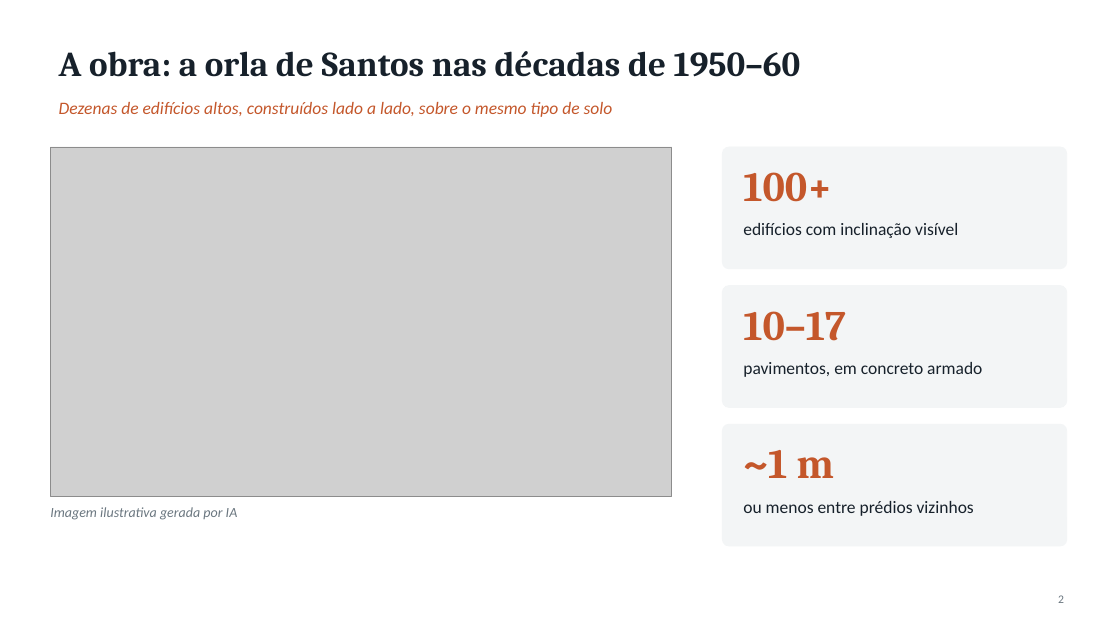
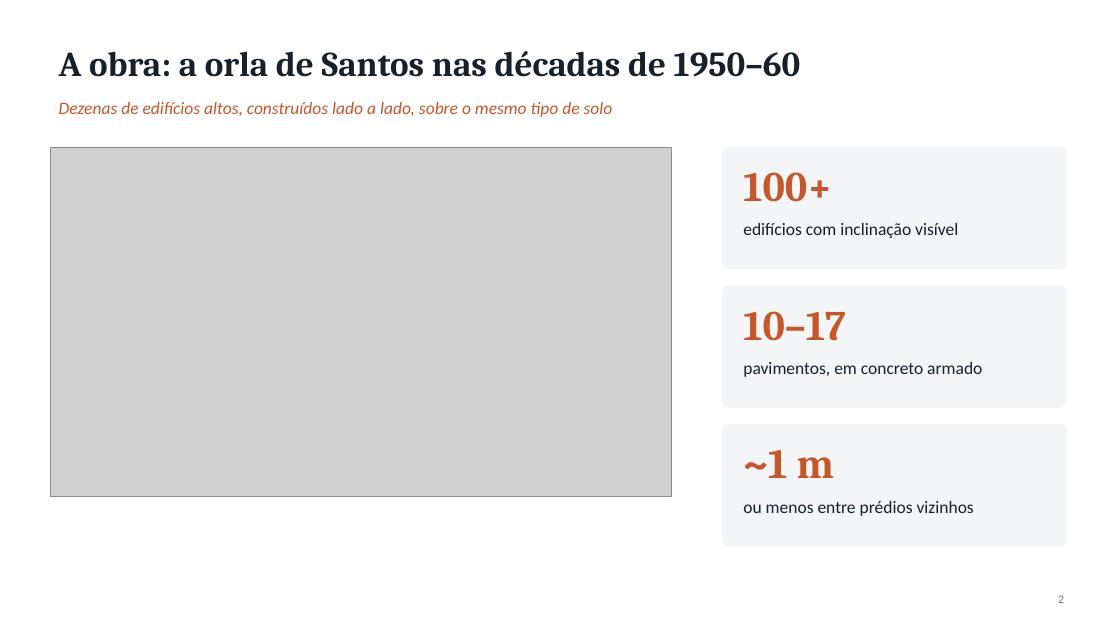
Before and after one commit to augustolemes771-cyber/augusto, a slide deck: slide 2 of fundacoes/Fundacoes_Santos.pptx. Drawn at 1120x630 pixels with LibreOffice and Linux fonts; fonts in the diff are those of the drawing; grey boxes stand for pictures. Boxes give left, top, right and bottom in pixels: in the first picture for what was removed or moved away, otherwise in the second. Text is boxed around its words. In the diff, an @@ line names an element or a change of style, - is before the commit and + after.

```diff
--- a/fundacoes/Fundacoes_Santos.pptx
+++ b/fundacoes/Fundacoes_Santos.pptx
@@ text removed at [50, 507, 238, 520] @@
-Imagem ilustrativa gerada por IA
```
Also in this commit, not shown: 2 other slides changed, 2 other files.
